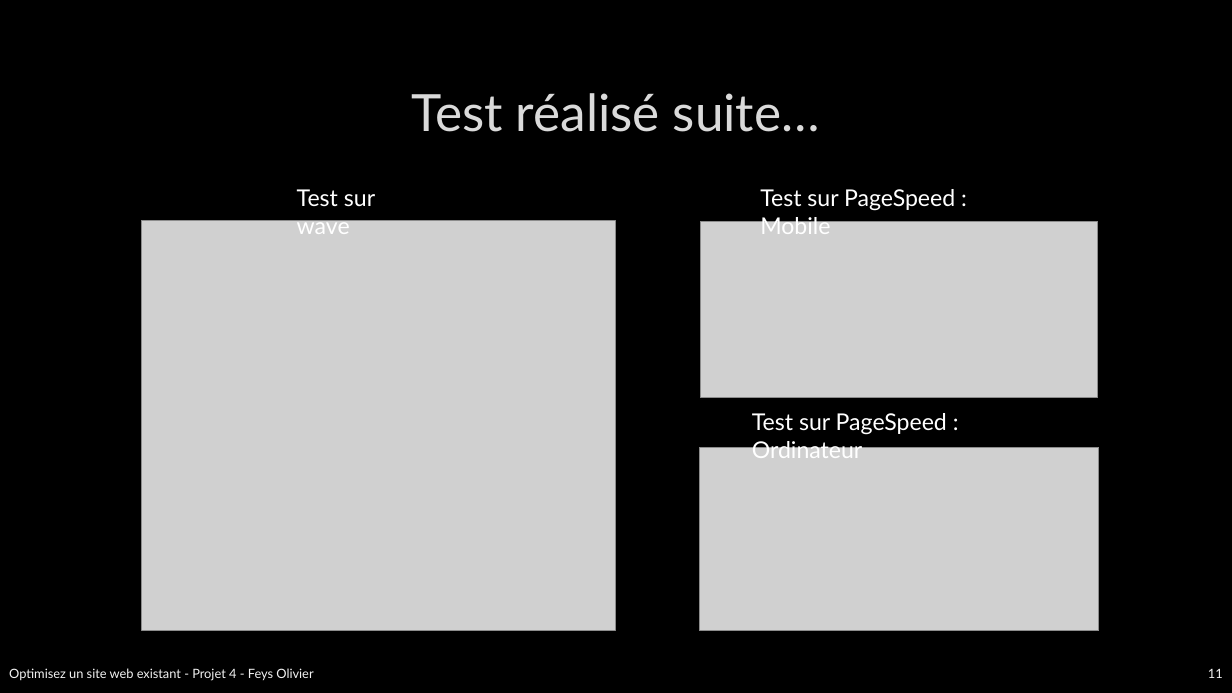
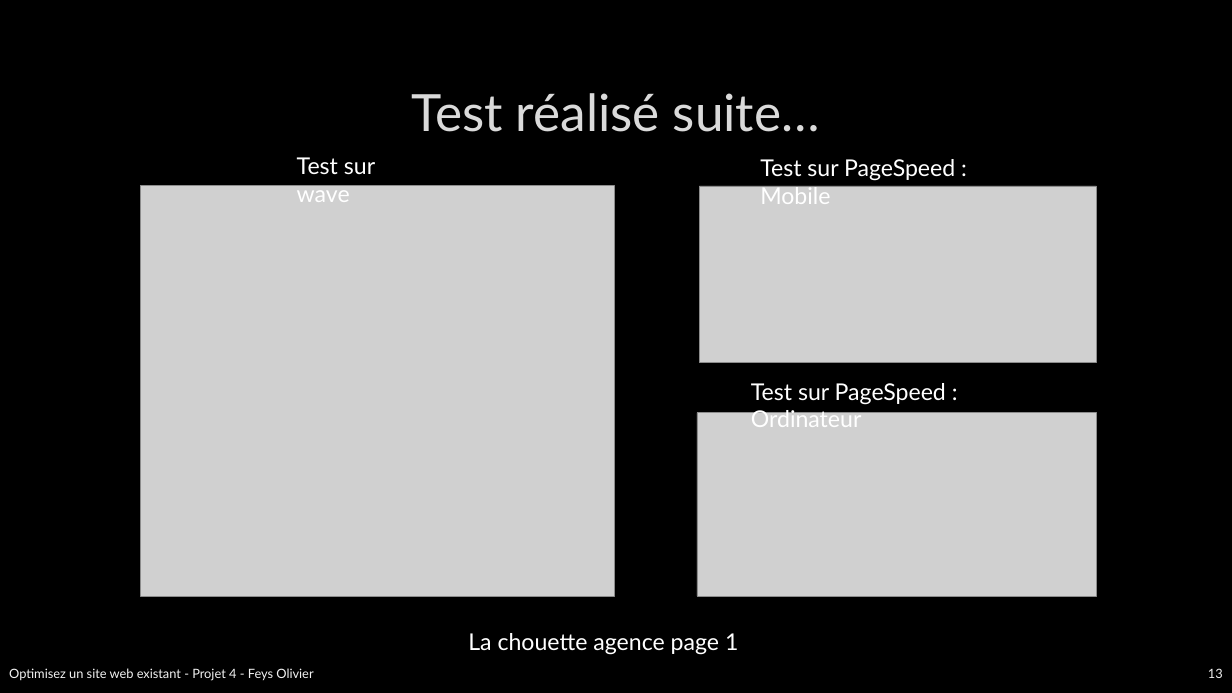
Before and after one commit to Olive59/Projet-4, a slide deck: slide 13 of p4-03-rapport.pptx (slide 11 before the commit). Drawn at 1232x693 pixels with LibreOffice and Linux fonts; fonts in the diff are those of the drawing; grey boxes stand for pictures; background and template pictures are left out. Boxes give left, top, right and bottom in pixels: in the first picture for what was removed or moved away, otherwise in the second. Text is boxed around its words. In the diff, an @@ line names an element or a change of style, - is before the commit and + after.

Commit message:
differents test

```diff
--- a/p4-03-rapport.pptx
+++ b/p4-03-rapport.pptx
@@ 3 texts: place and size @@
-3 texts at (297,189,955,458)
+3 texts at (297,157,955,427)
@@ picture: place and size @@
-picture at (142,221,616,631)
+picture at (140,186,614,596)
@@ picture: place and size @@
-picture at (701,221,1098,397)
+picture at (700,186,1097,362)
@@ picture: place and size @@
-picture at (700,447,1099,631)
+picture at (697,413,1096,597)
@@ text added at (468,633,738,655), 18 pt, text #FFFFFF @@
+La chouette agence page 1
@@ page number at (1208,668,1223,678): text changed @@
-11
+13
```
Also in this commit, not shown: 6 other slides changed, 3 slides added, 14 other files.
